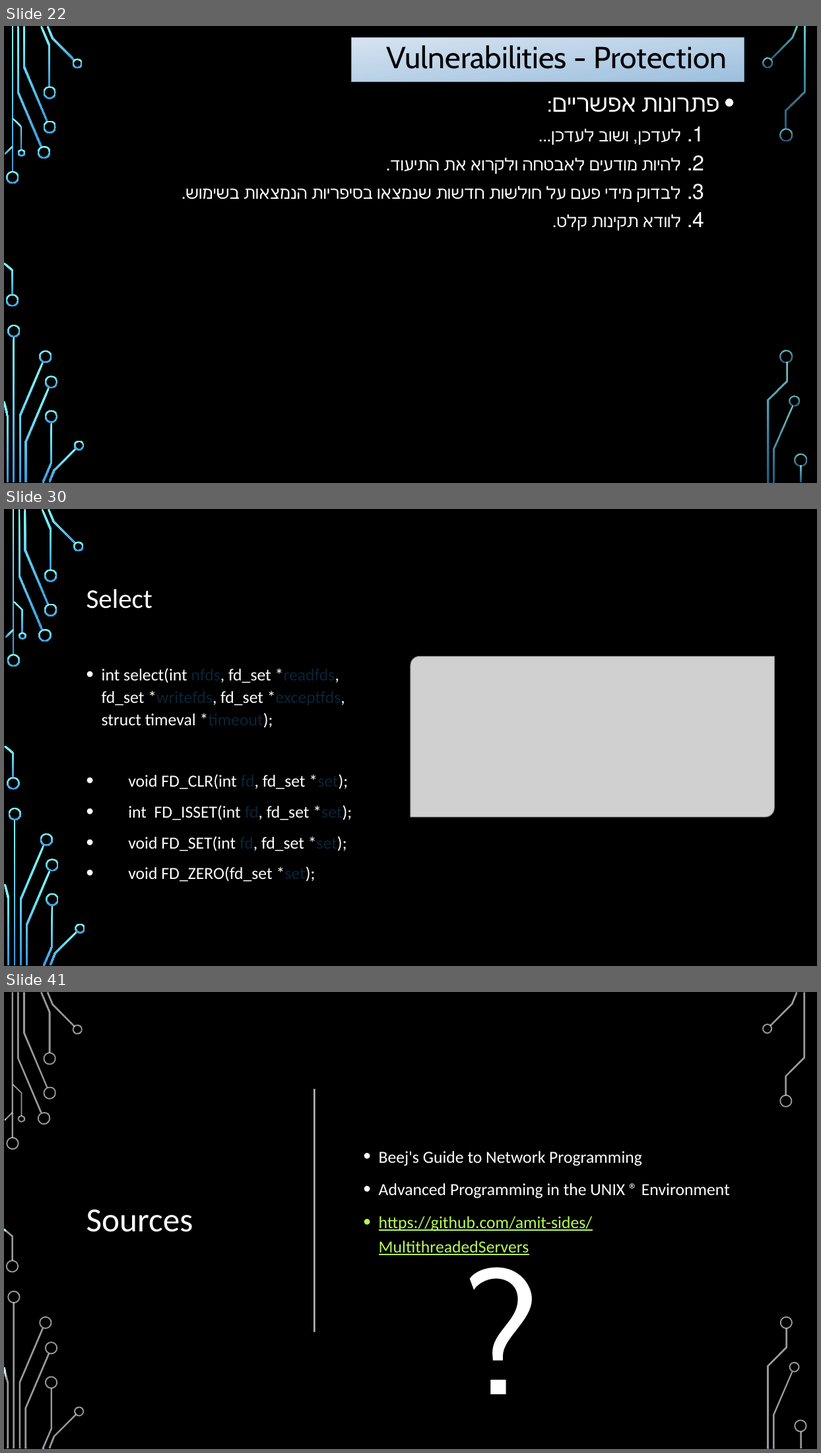
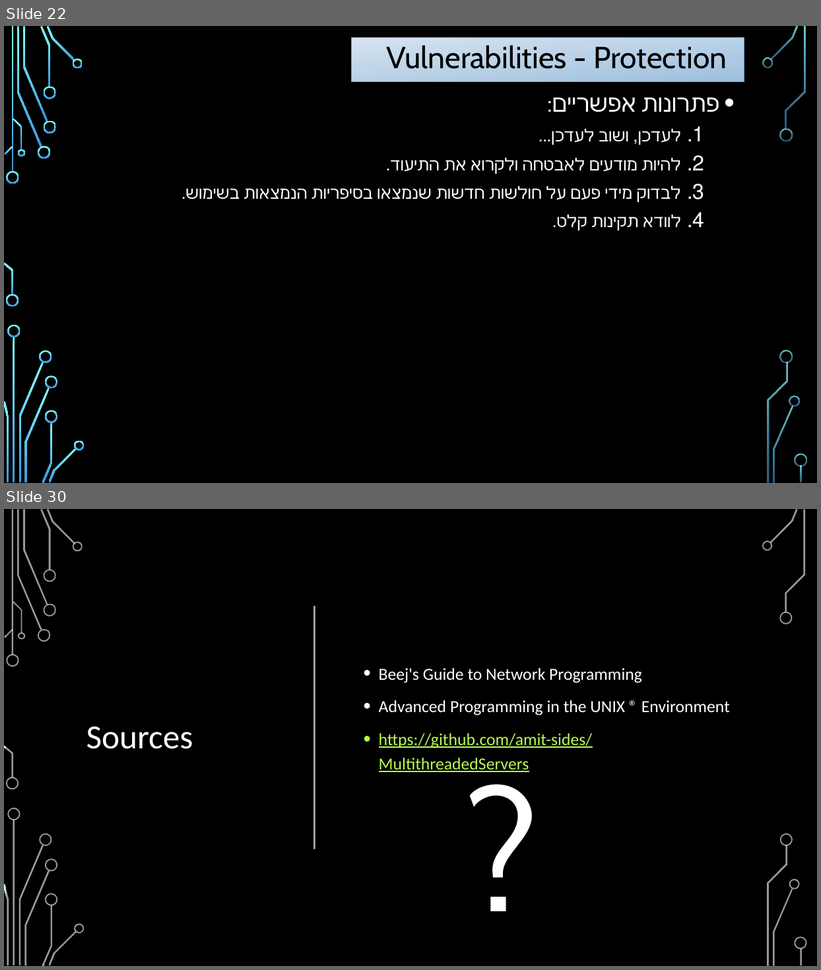
Before and after one commit to amit-sides/Seminar, a slide deck: Lecture/Lecture.pptx. Shown one above the other, each under a label of ours: slides 22, 30 and 41 before the commit, slides 22 and 30 after it; the slides between them are not shown. The pictures are 821x1453 and 821x970 pixels, drawn with LibreOffice and Linux fonts; fonts in the diff are those of the drawing; grey boxes stand for pictures; background and template pictures are left out. Boxes give left, top, right and bottom in pixels: in the first picture for what was removed or moved away, otherwise in the second. Text is boxed around its words. In the diff, an @@ line names an element or a change of style, - is before the commit and + after.

```diff
--- a/Lecture/Lecture.pptx
+++ b/Lecture/Lecture.pptx
@@ slide 30 removed at box(4, 509, 817, 966), background picture (left out); not listed: 17 template elements that a slide beside it also shows @@
@@ rectangle removed at box(4, 509, 817, 966) @@
@@ title removed at box(86, 589, 152, 609) @@
-Select
@@ picture removed at box(411, 657, 775, 818) @@
@@ text removed at box(102, 668, 352, 882) @@
-• int select(int nfds, fd_set *readfds, fd_set *writefds, fd_set *exceptfds, struct timeval *timeout);
-• void FD_CLR(int fd, fd_set *set);
-• int FD_ISSET(int fd, fd_set *set);
-• void FD_SET(int fd, fd_set *set);
-• void FD_ZERO(fd_set *set);
@@ group removed at box(4, 509, 85, 966): 24 freeform shapes, 2 rectangles @@
@@ what was slide 41 is now slide 30 @@
```
Also in this commit, not shown: 7 slides added, 17 other slides removed.
